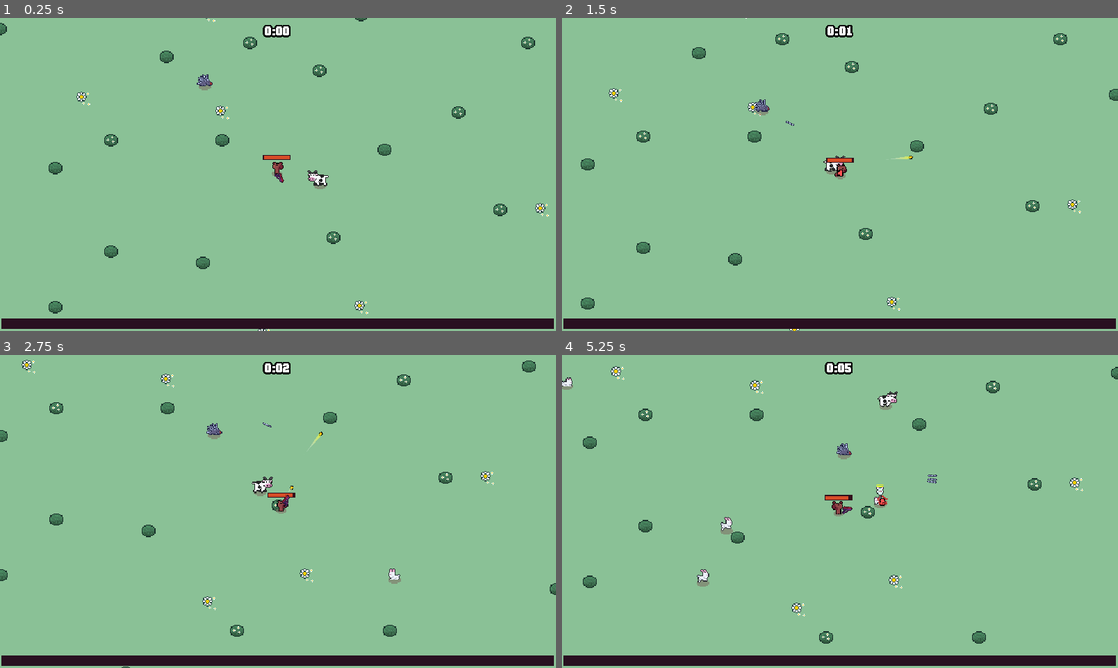
Above: before the commit, frames 1-4 (two rows, left to right).
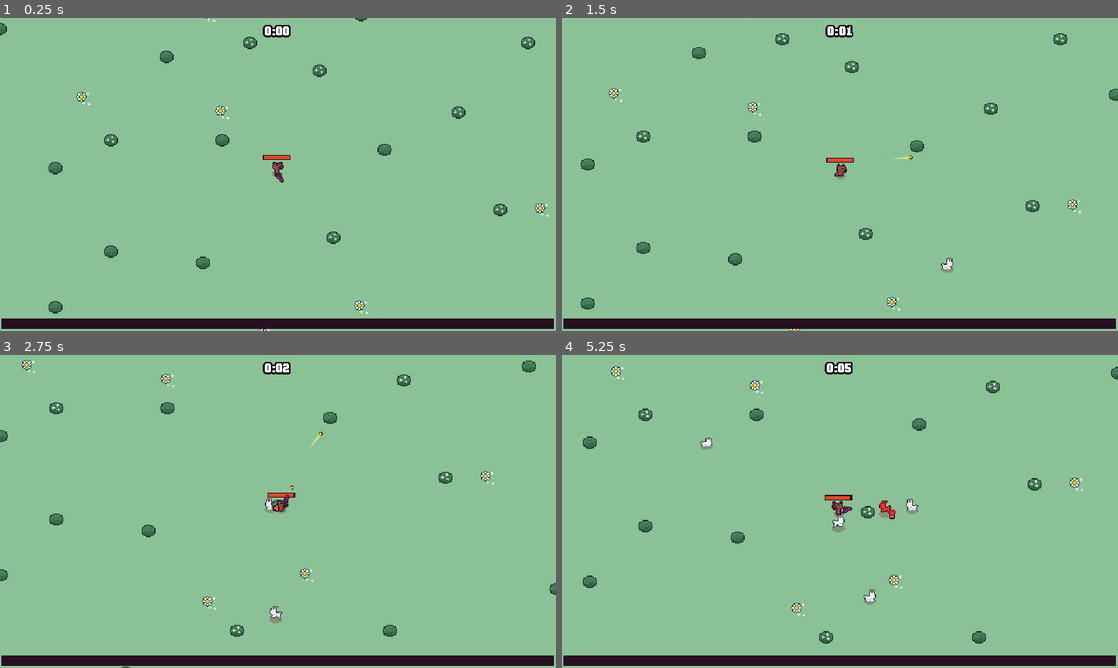
Above: after the commit, the same moments.

Repository: Sundwell/ritka-rampage
Game: Godot game, scene res://scenes/main/main.tscn
The game is run twice, just before and just after one commit, with the same random seed, the same clock (stepped at 60 frames per second) and the same inputs.
Inputs (mouse positions are in pixels of both pictures, inside the frame that each line leads up to):
- Up to frame 1 (0.25 s): no input
- Up to frame 2 (1.5 s): move the mouse to (962, 158) at 0.52 s; press the mouse at (962, 158) at 0.53 s; hold D (move_right) 0.53-1.28 s; move the mouse to (728, 190) at 1.27 s; release the mouse at (728, 190) at 1.28 s; hold S (move_down) from 1.28 s (still down); tap W (move_top) at 1.35 s
- Up to frame 3 (2.75 s): move the mouse to (333, 442) at 2.02 s; release S (move_down) at 2.03 s; press the mouse at (333, 442) at 2.03 s; hold D (move_right) from 2.03 s (still down)
- Up to frame 4 (5.25 s): move the mouse to (812, 574) at 2.77 s; release the mouse at (812, 574) at 2.78 s; tap W (move_top) at 2.85, 4.35 s; click (812, 574) at 2.92 s; move the mouse to (1006, 558) at 3.52 s; release D (move_right) at 3.53 s; press the mouse at (1006, 558) at 3.53 s; hold A (move_left) 3.53-5.03 s; move the mouse to (673, 464) at 4.27 s; release the mouse at (673, 464) at 4.28 s; move the mouse to (867, 511) at 5.02 s; press the mouse at (867, 511) at 5.03 s; hold S (move_down) from 5.03 s (still down)

The runs differ from the first frame. In frame 1, 0.2% of the frame differs, in the area x 35-60%, y 18-55%; in frame 2, 0.3%; in frame 3, 0.5%; in frame 4, 1.0%, in the area x 0-68%, y 7-80%.

Commit message:
TASK-19 - Added anvil and it's spawn logic

Diff:
--- /dev/null
+++ b/scenes/game_object/anvil/anvil.gd
@@ -0,0 +1,9 @@
+extends Node2D
+
+
+func _ready() -> void:
+	$Area2D.body_entered.connect(on_body_entered)
+
+
+func on_body_entered(body: CharacterBody2D):
+	queue_free()
--- /dev/null
+++ b/scenes/game_object/anvil/anvil.tscn
@@ -0,0 +1,28 @@
+[gd_scene load_steps=5 format=3 uid="uid://biyftkstxyn66"]
+
+[ext_resource type="Script" path="res://scenes/game_object/anvil/anvil.gd" id="1_ewge8"]
+[ext_resource type="Texture2D" uid="uid://bkf61twolj2q" path="res://scenes/game_object/anvil/anvil.png" id="2_8atnx"]
+[ext_resource type="AudioStream" uid="uid://f6cy3op6ovat" path="res://scenes/game_object/anvil/spawn_sound.wav" id="3_gptgy"]
+
+[sub_resource type="CircleShape2D" id="CircleShape2D_pv2e1"]
+
+[node name="Anvil" type="Node2D"]
+script = ExtResource("1_ewge8")
+
+[node name="Sprite2D" type="Sprite2D" parent="."]
+texture = ExtResource("2_8atnx")
+offset = Vector2(0, -8)
+
+[node name="SFX" type="Node" parent="."]
+
+[node name="SpawnSound" type="AudioStreamPlayer2D" parent="SFX"]
+stream = ExtResource("3_gptgy")
+autoplay = true
+
+[node name="Area2D" type="Area2D" parent="."]
+collision_layer = 0
+collision_mask = 2
+
+[node name="CollisionShape2D" type="CollisionShape2D" parent="Area2D"]
+position = Vector2(-1, -7)
+shape = SubResource("CircleShape2D_pv2e1")
--- a/scenes/game_object/player/player.tscn
+++ b/scenes/game_object/player/player.tscn
@@ -215,7 +215,6 @@
 vframes = 2
 
 [node name="PlayerPickupbox" type="Area2D" parent="."]
-visible = false
 position = Vector2(0, -5)
 collision_layer = 128
 collision_mask = 0
@@ -235,7 +234,6 @@
 debug_color = Color(0.7, 0.180469, 0, 0.42)
 
 [node name="CollisionShape2D" type="CollisionShape2D" parent="."]
-visible = false
 position = Vector2(0, -3)
 shape = SubResource("CircleShape2D_aiujm")
 
--- a/scenes/main/main.tscn
+++ b/scenes/main/main.tscn
@@ -23,6 +23,7 @@
 [ext_resource type="Resource" uid="uid://deyl22do2he2d" path="res://resources/upgrades/mutation_upgrades/shoot_rate.tres" id="12_ubkgj"]
 [ext_resource type="Resource" uid="uid://be7i0juvpifvk" path="res://resources/upgrades/mutation_upgrades/run_while_shooting.tres" id="13_xw6b4"]
 [ext_resource type="Resource" uid="uid://d4hgr8i178vm" path="res://resources/upgrades/mutation_upgrades/damage_up.tres" id="18_b5mj2"]
+[ext_resource type="PackedScene" uid="uid://wxjex0i2dwww" path="res://scenes/manager/anvil_manager.tscn" id="20_f3wcp"]
 
 [sub_resource type="Resource" id="Resource_si3j4"]
 script = ExtResource("8_rp34t")
@@ -83,27 +84,33 @@
 end_screen_scene = ExtResource("2_jn3hq")
 
 [node name="ArenaTimeUI" parent="." node_paths=PackedStringArray("arena_time_manager") instance=ExtResource("2_7sja6")]
-arena_time_manager = NodePath("../ArenaTimeManager")
+arena_time_manager = NodePath("../Managers/ArenaTimeManager")
 
 [node name="ExperienceBar" parent="." node_paths=PackedStringArray("experience_manager") instance=ExtResource("3_6rnxb")]
-experience_manager = NodePath("../ExperienceManager")
+experience_manager = NodePath("../Managers/ExperienceManager")
 
-[node name="ArenaTimeManager" parent="." instance=ExtResource("3_dwsl6")]
+[node name="Managers" type="Node" parent="."]
+
+[node name="ArenaTimeManager" parent="Managers" instance=ExtResource("3_dwsl6")]
 end_screen_scene = ExtResource("2_jn3hq")
 arena_duration = 600.0
 
-[node name="EnemyManager" parent="." node_paths=PackedStringArray("difficulty_manager") instance=ExtResource("2_y0yni")]
+[node name="EnemyManager" parent="Managers" node_paths=PackedStringArray("difficulty_manager") instance=ExtResource("2_y0yni")]
 difficulty_stages = Array[ExtResource("7_0n4ps")]([SubResource("Resource_olwkn"), SubResource("Resource_achuj"), SubResource("Resource_y4vhx")])
 difficulty_manager = NodePath("../DifficultyManager")
 
-[node name="DifficultyManager" parent="." instance=ExtResource("8_fj7m4")]
+[node name="DifficultyManager" parent="Managers" instance=ExtResource("8_fj7m4")]
 
-[node name="ExperienceManager" parent="." instance=ExtResource("6_8mjvm")]
+[node name="ExperienceManager" parent="Managers" instance=ExtResource("6_8mjvm")]
 
-[node name="MutationUpgradeManager" parent="." node_paths=PackedStringArray("experience_manager") instance=ExtResource("9_0v1sx")]
+[node name="MutationUpgradeManager" parent="Managers" node_paths=PackedStringArray("experience_manager") instance=ExtResource("9_0v1sx")]
 upgrade_pool = Array[ExtResource("11_21hr5")]([ExtResource("12_ubkgj"), ExtResource("13_xw6b4"), ExtResource("18_b5mj2")])
 experience_manager = NodePath("../ExperienceManager")
 upgrade_screen_scene = ExtResource("10_o8f1v")
+
+[node name="AnvilManager" parent="Managers" instance=ExtResource("20_f3wcp")]
+first_spawn_time = 60.0
+spawn_time = 120.0
 
 [node name="GameCamera" parent="." instance=ExtResource("2_ipo2b")]
 
@@ -132,11 +139,6 @@
 unique_name_in_owner = true
 position = Vector2(-57, -17)
 
-[node name="Porcupine" parent="Entities" instance=ExtResource("10_gmbgn")]
-position = Vector2(-148, -129)
-
-[node name="StubbornCow" parent="Entities" instance=ExtResource("11_kh17f")]
-
 [node name="Bushes" type="Node2D" parent="Entities"]
 y_sort_enabled = true
 
--- /dev/null
+++ b/scenes/manager/anvil_manager.gd
@@ -0,0 +1,50 @@
+extends Node
+
+@export var first_spawn_time := 60.0
+@export var spawn_time := 120.0
+@export var anvil_scene: PackedScene
+
+@onready var timer: Timer = $Timer
+
+
+func _ready() -> void:
+	timer.wait_time = first_spawn_time
+	timer.timeout.connect(on_timer_timeout)
+	timer.start()
+
+
+func get_spawn_position() -> Vector2:
+	var player = Utils.get_player()
+
+	if player == null:
+		return Vector2.ZERO
+
+	var spawn_position := Vector2.ZERO
+	var random_direction := Vector2.RIGHT.rotated(randf_range(0, TAU))
+	var halved_player_view_radius: float = Constants.PLAYER_VIEW_RADIUS / 2
+
+	for i in 4:
+		spawn_position = player.global_position + (random_direction * halved_player_view_radius)
+
+		var query_params := PhysicsRayQueryParameters2D.create(player.global_position, spawn_position, 1)
+		var result: Dictionary = get_tree().root.world_2d.direct_space_state.intersect_ray(query_params)
+
+		if result.is_empty():
+			break
+		else:
+			random_direction = random_direction.rotated(deg_to_rad(90))
+
+	return spawn_position
+
+
+func spawn_anvil():
+	var anvil := anvil_scene.instantiate() as Node2D
+	anvil.global_position = get_spawn_position()
+
+	Utils.get_entities_layer().add_child(anvil)
+
+
+func on_timer_timeout():
+	spawn_anvil()
+	timer.wait_time = spawn_time
+	timer.start()
--- /dev/null
+++ b/scenes/manager/anvil_manager.tscn
@@ -0,0 +1,12 @@
+[gd_scene load_steps=3 format=3 uid="uid://wxjex0i2dwww"]
+
+[ext_resource type="Script" path="res://scenes/manager/anvil_manager.gd" id="1_v7ug4"]
+[ext_resource type="PackedScene" uid="uid://biyftkstxyn66" path="res://scenes/game_object/anvil/anvil.tscn" id="2_g352g"]
+
+[node name="AnvilManager" type="Node"]
+script = ExtResource("1_v7ug4")
+first_spawn_time = 5.0
+spawn_time = 15.0
+anvil_scene = ExtResource("2_g352g")
+
+[node name="Timer" type="Timer" parent="."]
--- a/scenes/manager/enemy_manager.gd
+++ b/scenes/manager/enemy_manager.gd
@@ -2,7 +2,7 @@
 
 @export var difficulty_stages: Array[DifficultyStage] = []
 @export var difficulty_manager: DifficultyManager
-var spawn_radius = int(ProjectSettings.get_setting('display/window/size/viewport_width') / 1.8)
+
 var current_stage_index := 0
 var current_stage: DifficultyStage:
 	get:
@@ -32,7 +32,7 @@
 	var random_direction := Vector2.RIGHT.rotated(randf_range(0, TAU))
 
 	for i in 4:
-		spawn_position = player.global_position + (random_direction * spawn_radius)
+		spawn_position = player.global_position + (random_direction * Constants.PLAYER_VIEW_RADIUS)
 
 		var query_params := PhysicsRayQueryParameters2D.create(player.global_position, spawn_position, 1)
 		var result: Dictionary = get_tree().root.world_2d.direct_space_state.intersect_ray(query_params)
--- a/scripts/constants.gd
+++ b/scripts/constants.gd
@@ -10,3 +10,5 @@
 enum Weapon {
 	PISTOL,
 }
+
+const PLAYER_VIEW_RADIUS := 180.0
--- a/scripts/utils.gd
+++ b/scripts/utils.gd
@@ -3,3 +3,11 @@
 
 func get_player() -> Node2D:
 	return get_tree().get_first_node_in_group(Constants.GROUPS.PLAYER)
+
+
+func get_entities_layer() -> Node2D:
+	return get_tree().get_first_node_in_group(Constants.GROUPS.ENTITIES_LAYER)
+
+
+func get_foreground_layer() -> Node2D:
+	return get_tree().get_first_node_in_group(Constants.GROUPS.FOREGROUND_LAYER)
Binary file added: scenes/game_object/anvil/anvil.png
Not shown, added: scenes/game_object/anvil/anvil.png.import
Not shown, added: scenes/game_object/anvil/spawn_sound.wav.import
Not shown: 1 places in scenes/main/main.tscn that only renumber resources
Not shown, added: scenes/game_object/anvil/spawn_sound.wav
